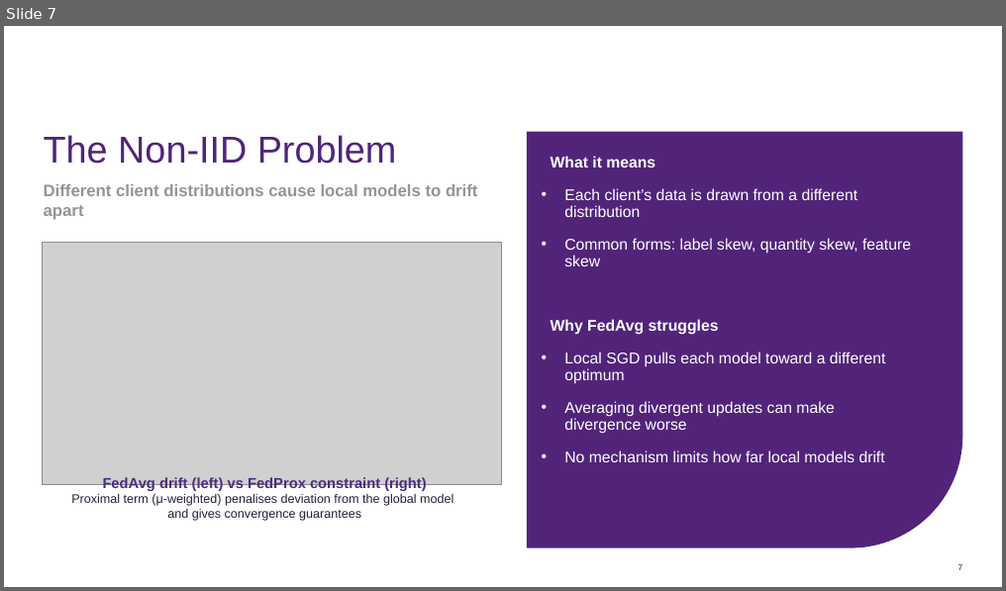
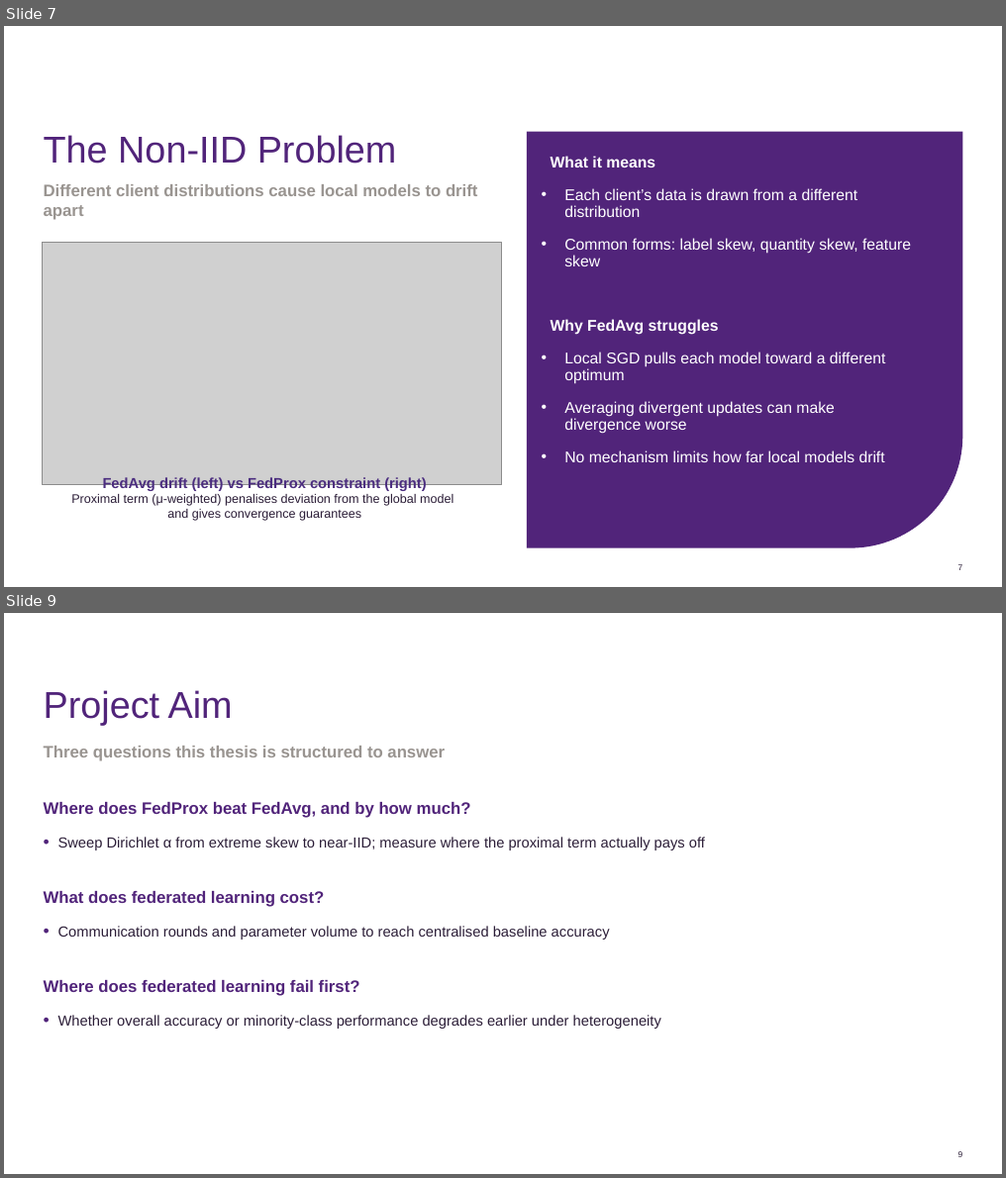
Before and after one commit to alexzhgu/skin-federated, a slide deck: Progress Seminar/Privacy-Preserving Federated Learning for Distributed Skin Disease Classification.pptx. Shown one above the other, each under a label of ours: slide 7 before the commit, slides 7 and 9 after it; the slides between them are not shown. The pictures are 1006x591 and 1006x1178 pixels, drawn with LibreOffice and Linux fonts; fonts in the diff are those of the drawing; grey boxes stand for pictures; background and template pictures are left out. Boxes give left, top, right and bottom in pixels: in the first picture for what was removed or moved away, otherwise in the second. Text is boxed around its words. In the diff, an @@ line names an element or a change of style, - is before the commit and + after.

```diff
--- a/Progress Seminar/Privacy-Preserving Federated Learning for Distributed Skin Disease Classification.pptx
+++ b/Progress Seminar/Privacy-Preserving Federated Learning for Distributed Skin Disease Classification.pptx
@@ slide 9 added at [4,613,1002,1174], background #FFFFFF @@
@@ title added at [44,690,233,725], 36 pt, text #51247A @@
+Project Aim
@@ text added at [44,746,445,761], 16 pt, text #999490, bold @@
+Three questions this thesis is structured to answer
@@ text added at [44,802,705,1029], 14 pt, text #2B1D37 @@
+Where does FedProx beat FedAvg, and by how much?
+    • Sweep Dirichlet α from extreme skew to near-IID; measure where the proximal term actually pays off
+What does federated learning cost?
+    • Communication rounds and parameter volume to reach centralised baseline accuracy
+Where does federated learning fail first?
+    • Whether overall accuracy or minority-class performance degrades earlier under heterogeneity
@@ page number added at [958,1152,963,1157], 8 pt, text #2B1D37 @@
+9
```
Also in this commit, not shown: 3 slides changed, 7 other slides added, 2 slides removed, 11 other files.
